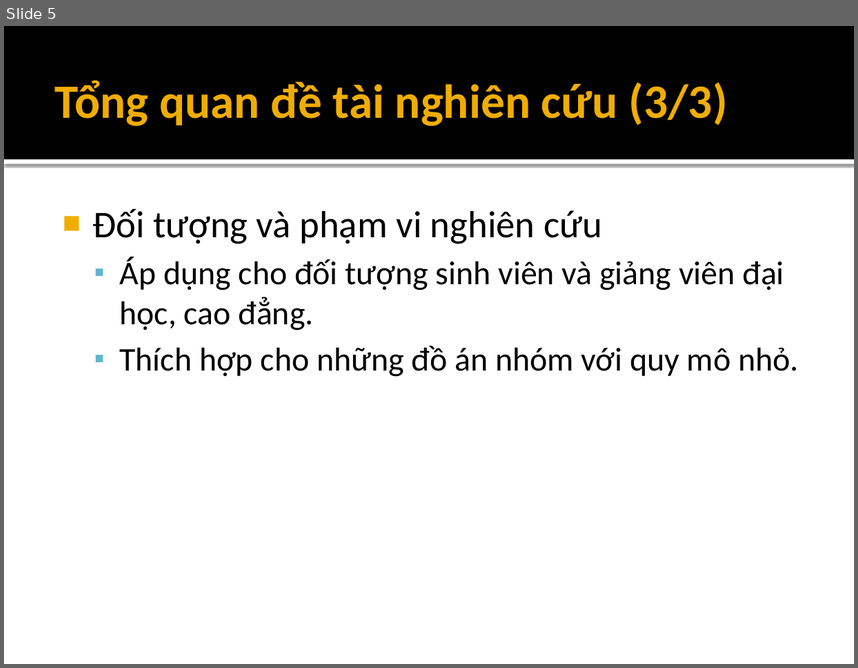
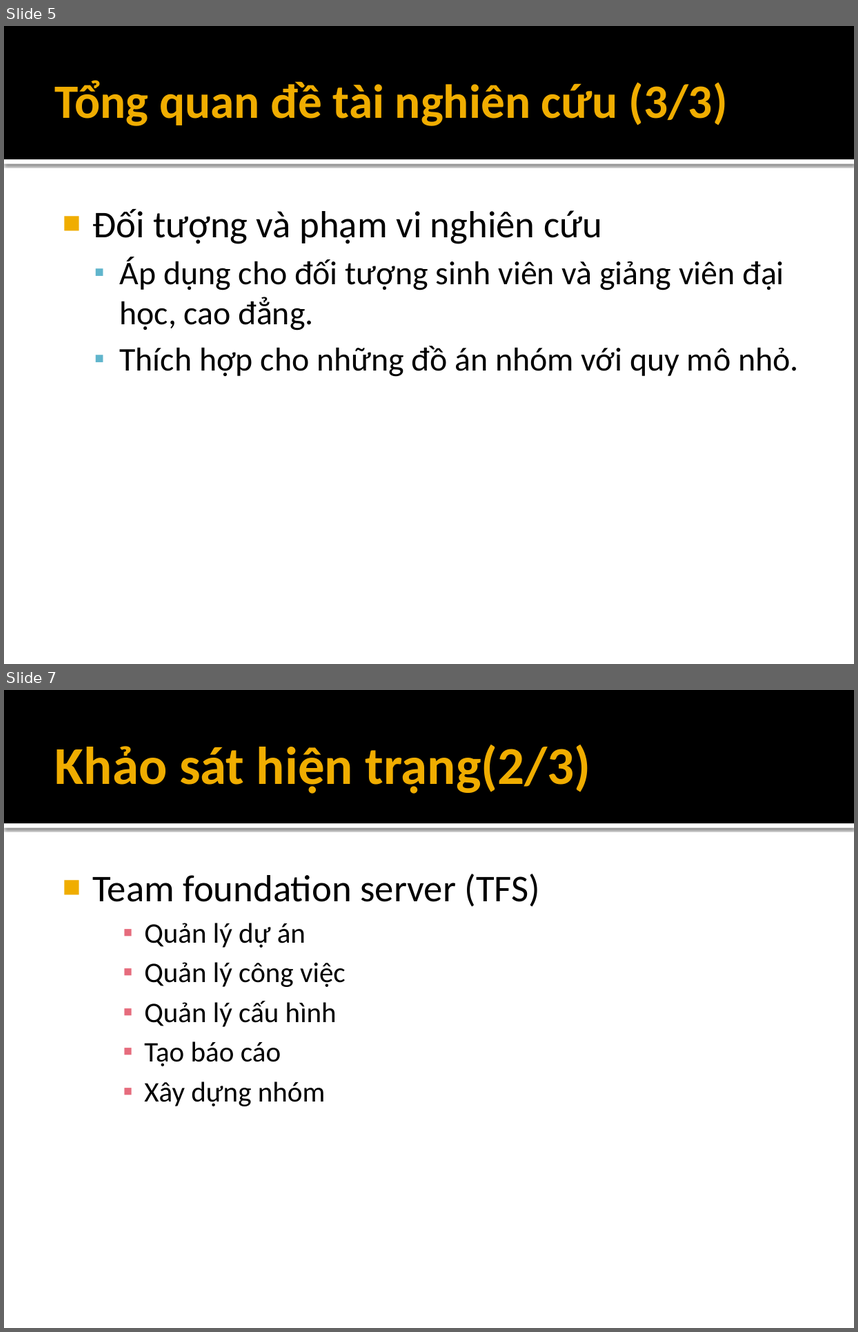
Before and after one commit to andungtra/he-thong-quan-ly-tuong-tac, a slide deck: Report/ppt/Presentation.pptx. Shown one above the other, each under a label of ours: slide 5 before the commit, slides 5 and 7 after it; the slides between them are not shown. The pictures are 858x668 and 858x1332 pixels, drawn with LibreOffice and Linux fonts; fonts in the diff are those of the drawing. Boxes give left, top, right and bottom in pixels: in the first picture for what was removed or moved away, otherwise in the second. Text is boxed around its words. In the diff, an @@ line names an element or a change of style, - is before the commit and + after.

```diff
--- a/Report/ppt/Presentation.pptx
+++ b/Report/ppt/Presentation.pptx
@@ slide 7 added at [4, 690, 854, 1328], background #FFFFFF; not listed: 2 template elements that a slide beside it also shows @@
@@ title added at [55, 745, 591, 793], 45 pt, text #F0AD00, bold @@
+Khảo sát hiện trạng(2/3)
@@ text added at [92, 874, 540, 1106], 24 pt, text #000000 @@
+■ Team foundation server (TFS)
+    ▪ Quản lý dự án
+    ▪ Quản lý công việc
+    ▪ Quản lý cấu hình
+    ▪ Tạo báo cáo
+    ▪ Xây dựng nhóm
```
Also in this commit, not shown: 3 slides changed, 11 other slides added, 7 other files.
